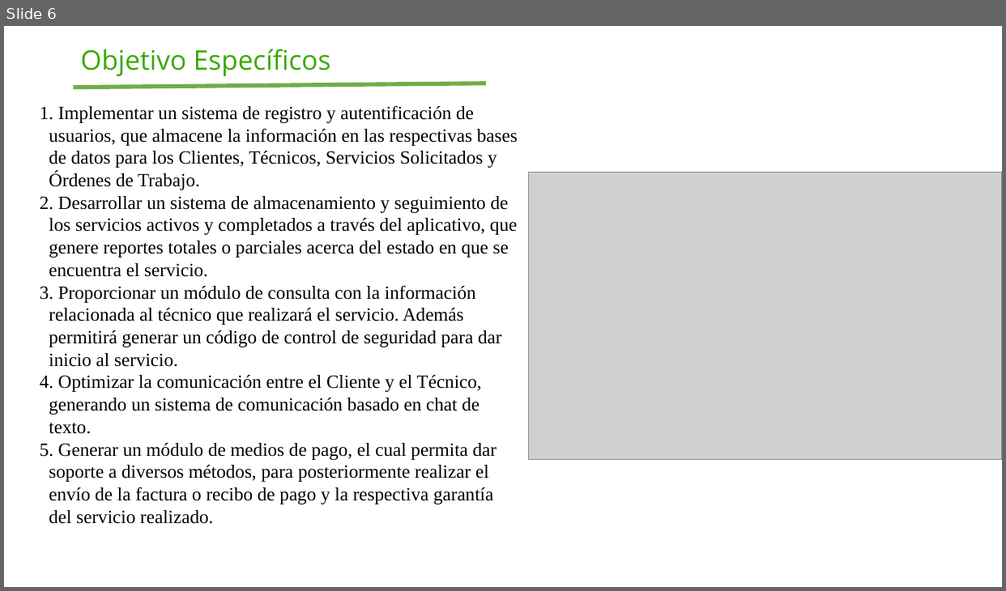
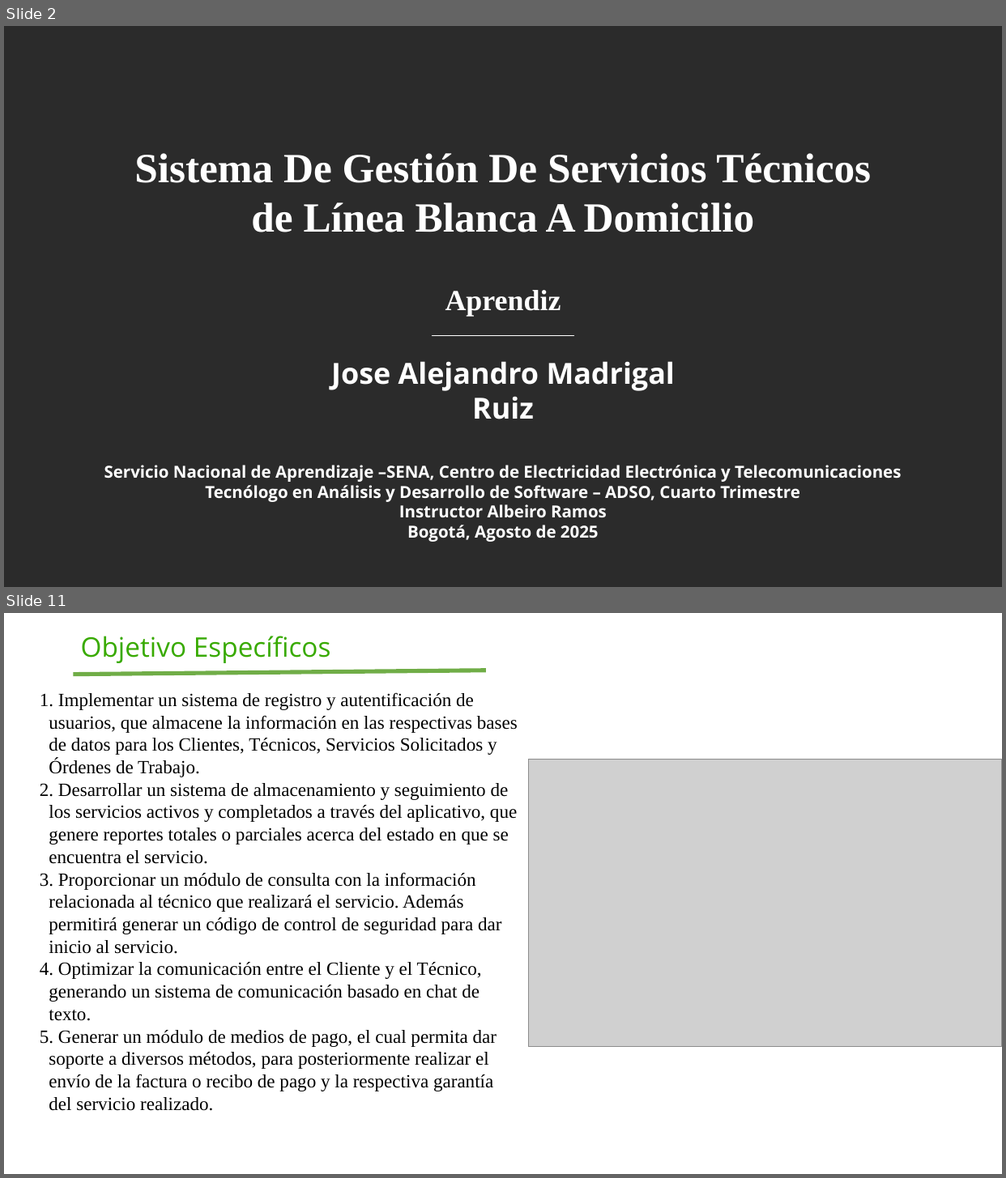
Before and after one commit to AlejandroMadrigalDev/Sistema_Gestion_Servicios_Tecnicos, a slide deck: _docs/Trimestre_2/00_Contextualizacion/7. Presentación.pptx. Shown one above the other, each under a label of ours: slide 6 before the commit, slides 2 and 11 after it; the slides between them are not shown. The pictures are 1006x591 and 1006x1178 pixels, drawn with LibreOffice and Linux fonts; fonts in the diff are those of the drawing; grey boxes stand for pictures; background and template pictures are left out; a plain dark background stands for a picture behind light text. Boxes give left, top, right and bottom in pixels: in the first picture for what was removed or moved away, otherwise in the second. Text is boxed around its words. In the diff, an @@ line names an element or a change of style, - is before the commit and + after.

```diff
--- a/_docs/Trimestre_2/00_Contextualizacion/7. Presentación.pptx
+++ b/_docs/Trimestre_2/00_Contextualizacion/7. Presentación.pptx
@@ slide 2 added at <box>4,26,1002,587</box>, background picture (left out) @@
@@ text added at <box>134,153,871,233</box>, 40 pt, text #FFFFFF, bold @@
+Sistema De Gestión De Servicios Técnicos
+de Línea Blanca A Domicilio
@@ text added at <box>445,290,561,316</box>, 28 pt, text #FFFFFF, bold @@
+Aprendiz
@@ line added from (432, 336) to (574, 336), #FFFFFF 0.5 pt @@
@@ text added at <box>331,361,675,420</box>, 28 pt, text #FFFFFF, bold @@
+Jose Alejandro Madrigal Ruiz
@@ text added at <box>104,465,901,542</box>, 16 pt, text #FFFFFF, bold @@
+Servicio Nacional de Aprendizaje –SENA, Centro de Electricidad Electrónica y Telecomunicaciones
+Tecnólogo en Análisis y Desarrollo de Software – ADSO, Cuarto Trimestre
+Instructor Albeiro Ramos
+Bogotá, Agosto de 2025
@@ what was slide 6 is now slide 11 @@
```
Also in this commit, not shown: 1 slide changed, 8 other slides added, 27 slides removed, 1 other file.
